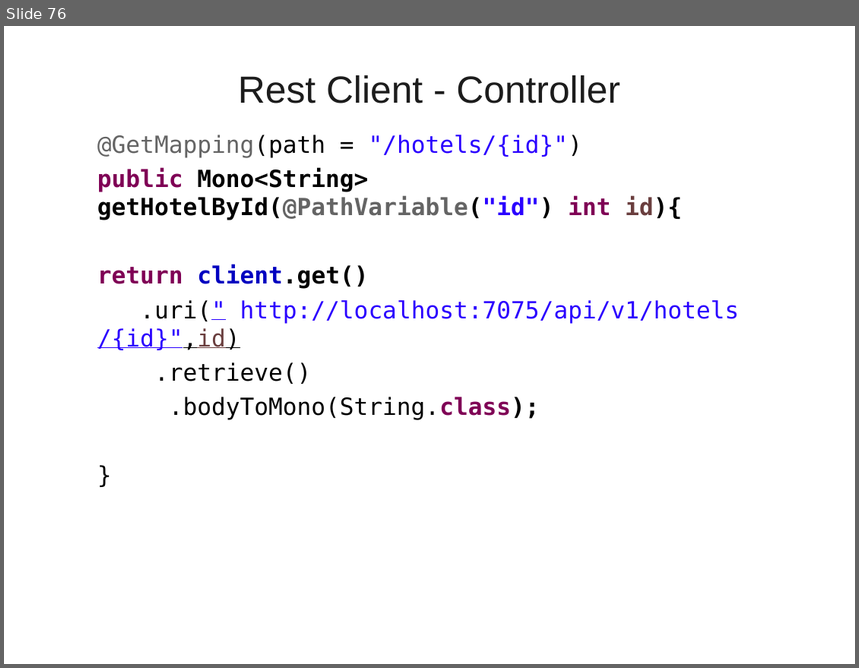
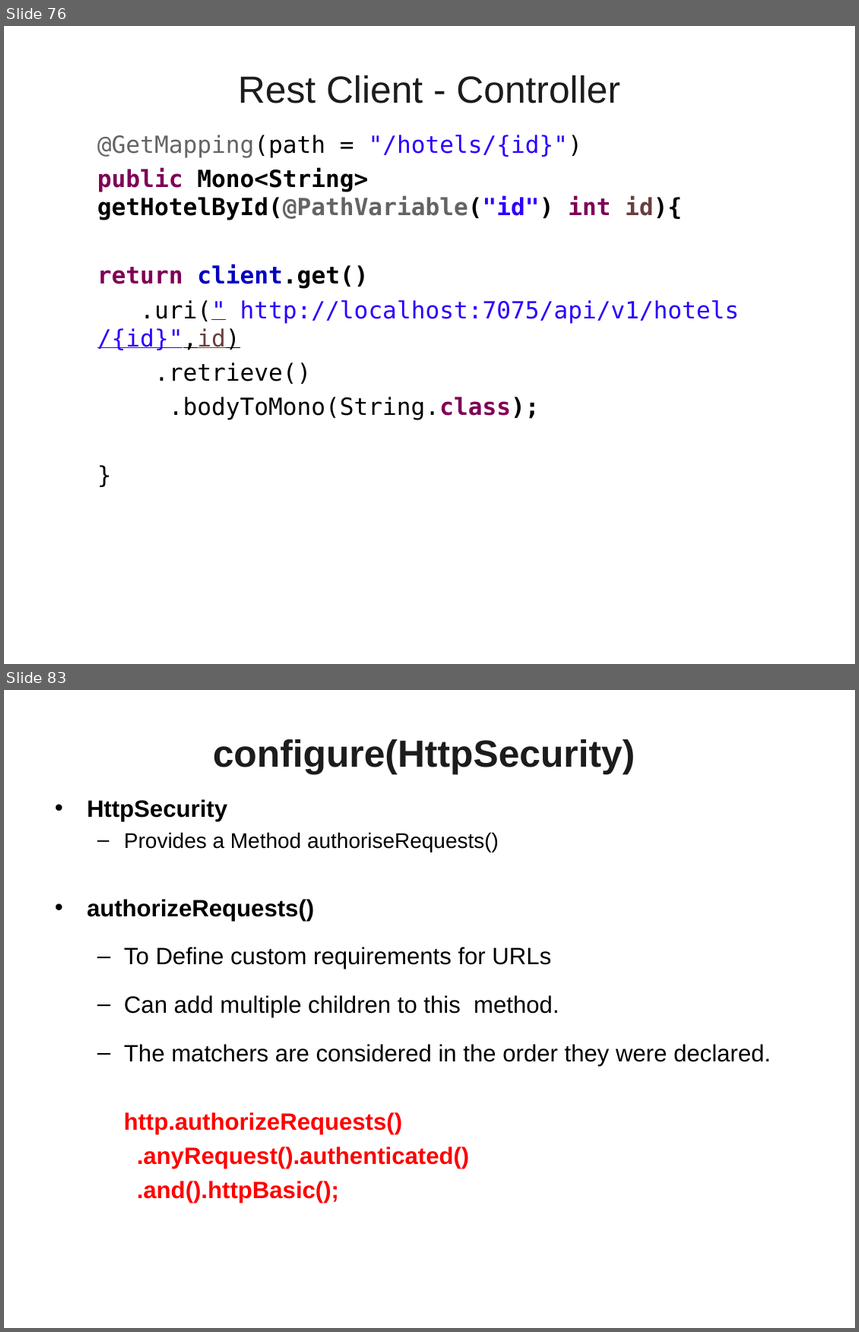
Before and after one commit to vatsanTraining/lumen_sep_2021, a slide deck: SpringBoot_Day_Two_Lumen_2021.ppt. Shown one above the other, each under a label of ours: slide 76 before the commit, slides 76 and 83 after it; the slides between them are not shown. The pictures are 859x668 and 859x1332 pixels, drawn with LibreOffice and Linux fonts; fonts in the diff are those of the drawing; background and template pictures are left out. Boxes give left, top, right and bottom in pixels: in the first picture for what was removed or moved away, otherwise in the second. Text is boxed around its words. In the diff, an @@ line names an element or a change of style, - is before the commit and + after.

```diff
--- a/SpringBoot_Day_Two_Lumen_2021.ppt
+++ b/SpringBoot_Day_Two_Lumen_2021.ppt
@@ slide 83 added at (4, 690, 855, 1328), background picture (left out) @@
@@ title added at (213, 739, 636, 774), 32 pt, text #1C1C1C, bold @@
+configure(HttpSecurity)
@@ text added at (87, 799, 771, 1204), 20 pt, text #000000 @@
+• HttpSecurity
+  – Provides a Method authoriseRequests()
+• authorizeRequests()
+  – To Define custom requirements for URLs
+  – Can add multiple children to this method.
+  – The matchers are considered in the order they were declared.
+  http.authorizeRequests()
+  .anyRequest().authenticated()
+  .and().httpBasic();
```
Also in this commit, not shown: 15 other slides added.
